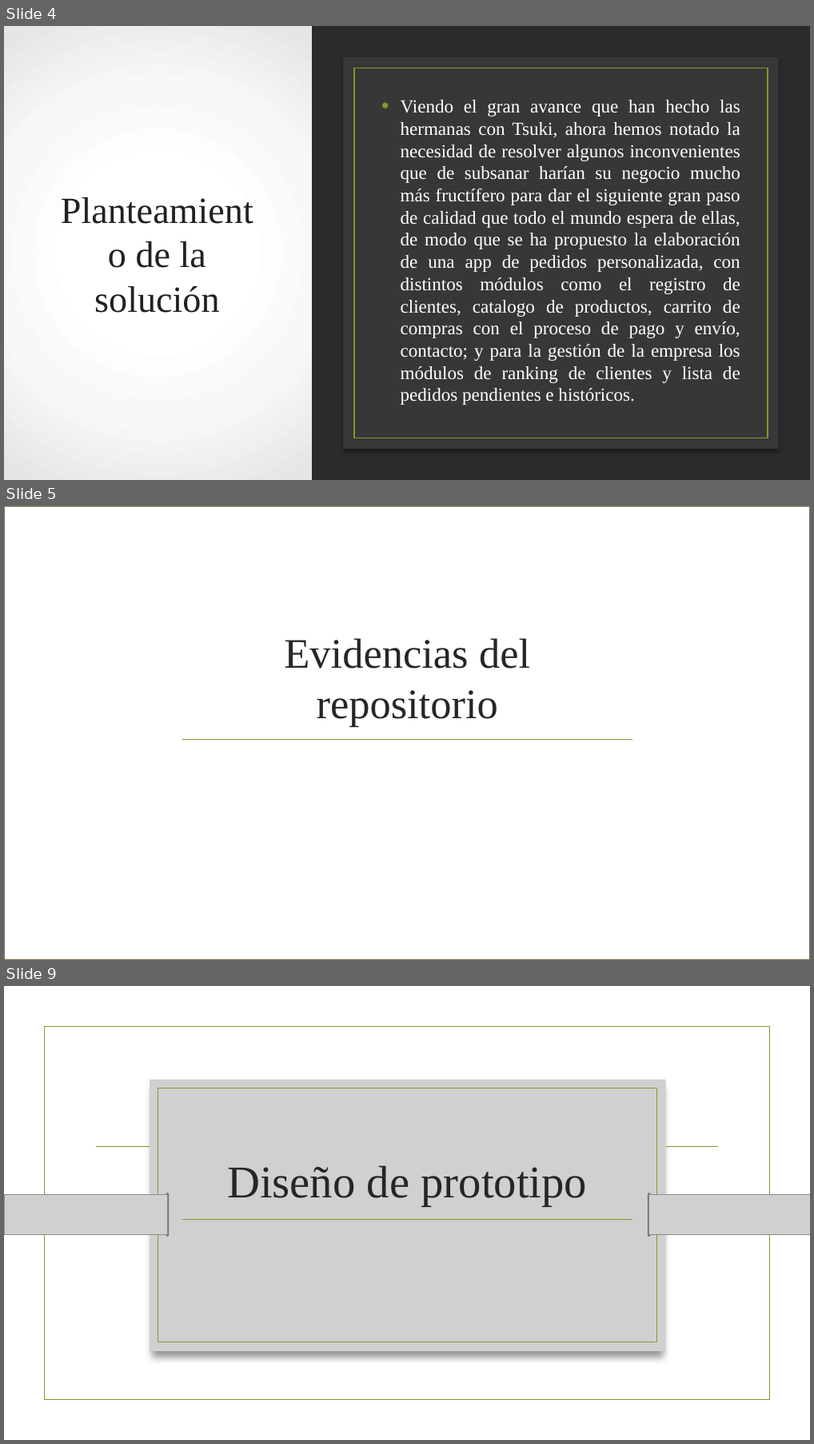
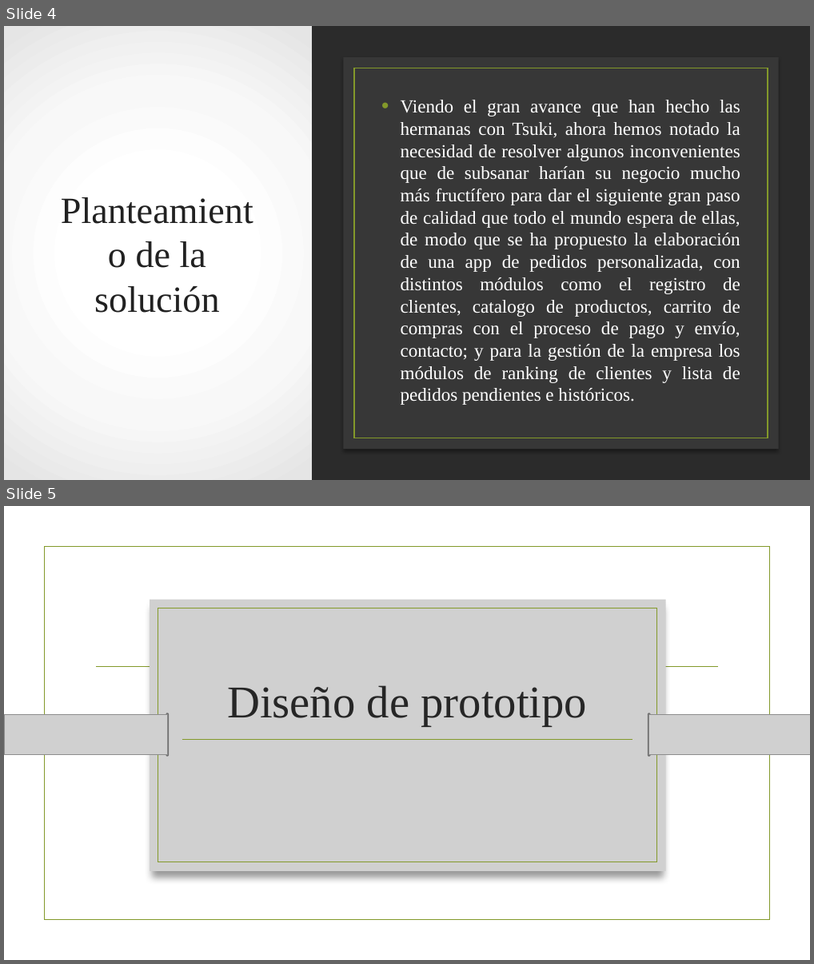
Before and after one commit to itzAngel/tsuki-project, a slide deck: Proyecto App Móviles.pptx. Shown one above the other, each under a label of ours: slides 4, 5 and 9 before the commit, slides 4 and 5 after it; the slides between them are not shown. The pictures are 814x1444 and 814x964 pixels, drawn with LibreOffice and Linux fonts; fonts in the diff are those of the drawing; grey boxes stand for pictures; background and template pictures are left out; a plain dark background stands for a picture behind light text. Boxes give left, top, right and bottom in pixels: in the first picture for what was removed or moved away, otherwise in the second. Text is boxed around its words. In the diff, an @@ line names an element or a change of style, - is before the commit and + after.

Commit message:
evidencias y ppt finalizado

```diff
--- a/Proyecto App Móviles.pptx
+++ b/Proyecto App Móviles.pptx
@@ slide 5 removed at box(4, 506, 810, 960), background picture (left out) @@
@@ rectangle removed at box(4, 506, 810, 960) @@
@@ title removed at box(284, 638, 530, 727) @@
-Evidencias del repositorio
@@ picture removed at box(4, 714, 166, 755) @@
@@ picture removed at box(648, 714, 810, 755) @@
@@ line removed from (182, 739) to (633, 739) @@
@@ what was slide 9 is now slide 5 @@
```
Also in this commit, not shown: 7 slides added, 4 other slides removed, 1 other file.
